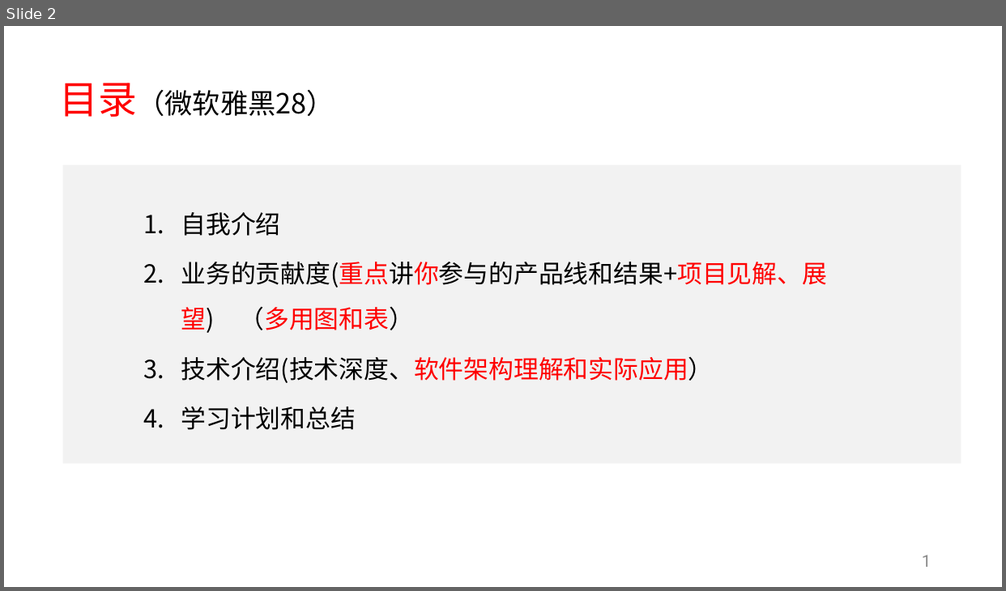
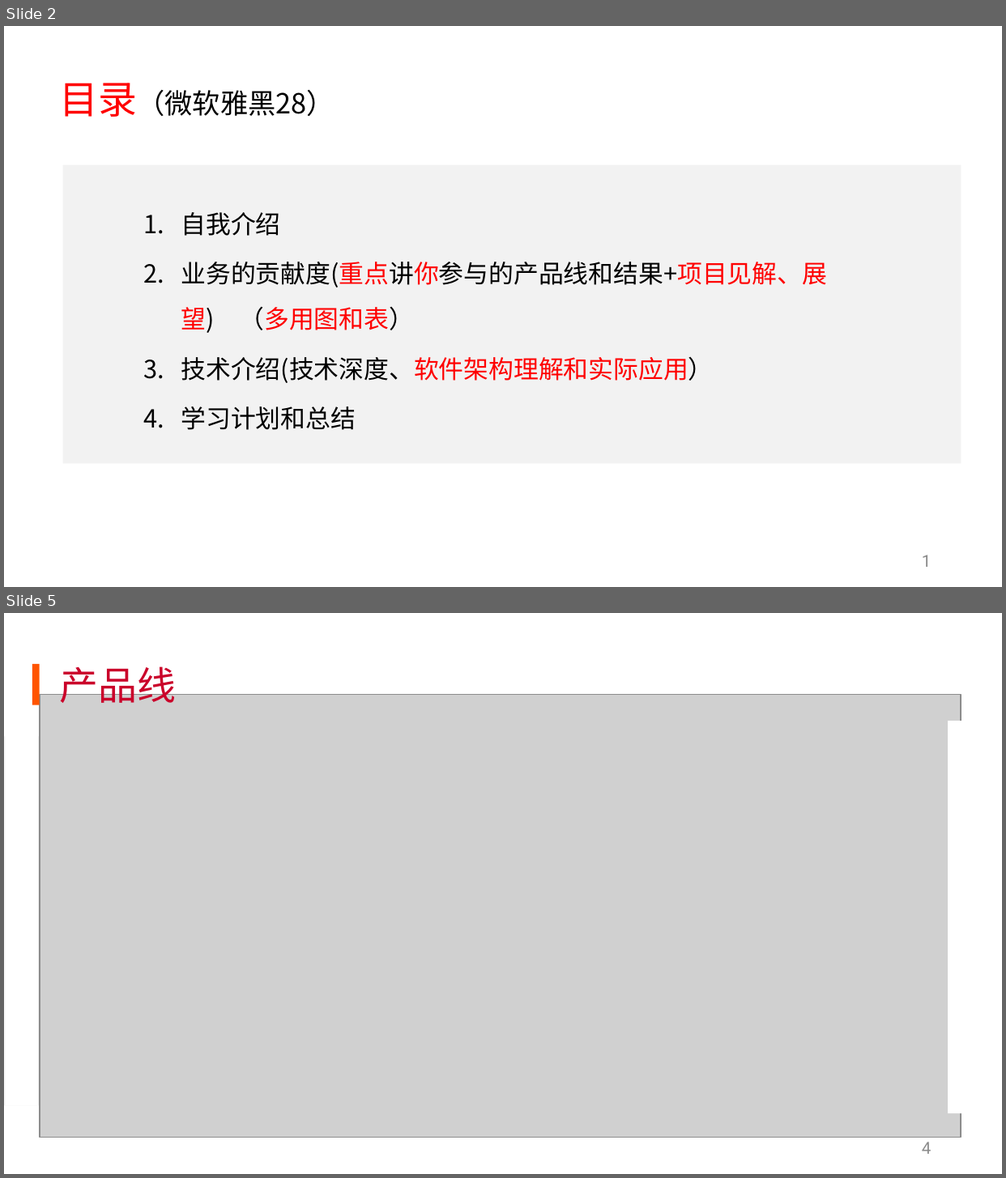
Before and after one commit to KuiShang/skilTree, a slide deck: 国美互联网PPT答辩模版.pptx. Shown one above the other, each under a label of ours: slide 2 before the commit, slides 2 and 5 after it; the slides between them are not shown. The pictures are 1006x591 and 1006x1178 pixels, drawn with LibreOffice and Linux fonts; fonts in the diff are those of the drawing; grey boxes stand for pictures; background and template pictures are left out. Boxes give left, top, right and bottom in pixels: in the first picture for what was removed or moved away, otherwise in the second. Text is boxed around its words. In the diff, an @@ line names an element or a change of style, - is before the commit and + after.

```diff
--- a/国美互联网PPT答辩模版.pptx
+++ b/国美互联网PPT答辩模版.pptx
@@ slide 5 added at (4, 613, 1002, 1174), background #FFFFFF @@
@@ title added at (60, 660, 177, 703), 28 pt, text #CA022A @@
+产品线
@@ rectangle added at (32, 664, 39, 705), fill #FF5400 @@
@@ picture added at (40, 695, 961, 1138) @@
@@ rectangle added at (5, 721, 38, 1106), fill #FFFFFF @@
@@ rectangle added at (948, 721, 1002, 1114), fill #FFFFFF @@
@@ rectangle added at (4, 737, 1002, 1106), fill #F2F2F2 @@
@@ page number added at (922, 1142, 931, 1154), 12 pt, text #8C8C8C @@
+4
```
Also in this commit, not shown: 8 slides changed, 6 other slides added, 3 slides removed, 23 other files.
